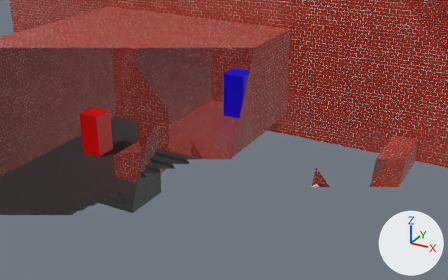
The glTF model assets/maps/map.glb, before and after one commit.
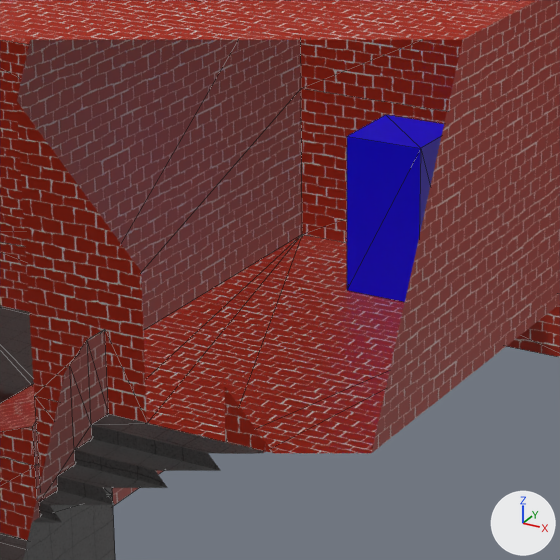
Each version is shown from a camera (50 mm lens) standing at (12.39, -23.9, 10.46) and looking at (0.98, -3.16, 0.09), then close up on the part from 29% to 63% of the width and 13% to 67% of the height. Arrows for +X, +Y and +Z are at lower right; the lights stay in place. The older version's two pictures come first. The close-ups show mesh edges as thin lines. Everything nearer to the camera than a plane just in front of the edit is cut away.

The first close-up shows 'map', 'spawn'.
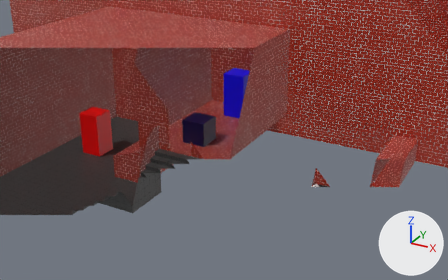
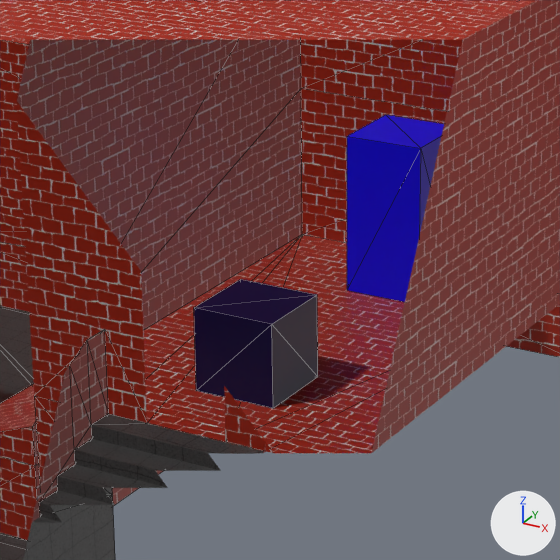
Location of each change, (x1, y1, x2, y2) in pixels of the close-ups (560 x 560 px):
'Anvil.Box', added: after (194, 279, 318, 408)

The change, as a list of edits to the scene's bpy script:
```text
Add mat_sledge_hammer:
    mat_sledge_hammer = bpy.data.materials.new('sledge_hammer')
    # nodes: BsdfPrincipled, Mix, OutputMaterial, VertexColor
    # colours: dark blue #00003f, mixed with the vertex colours
Add me_anvil_box:
    me_anvil_box.from_pydata(...)  # 8 vertices, 12 faces; spans x -1.0..0.0, y -0.001..1.0, z 0.0..1.001
    me_anvil_box.materials.append(mat_sledge_hammer)
Add ob_anvil_box:
    ob_anvil_box = bpy.data.objects.new('Anvil.Box', me_anvil_box)
    ob_anvil_box.location = (0.5, -4.0, -0.01)
```
